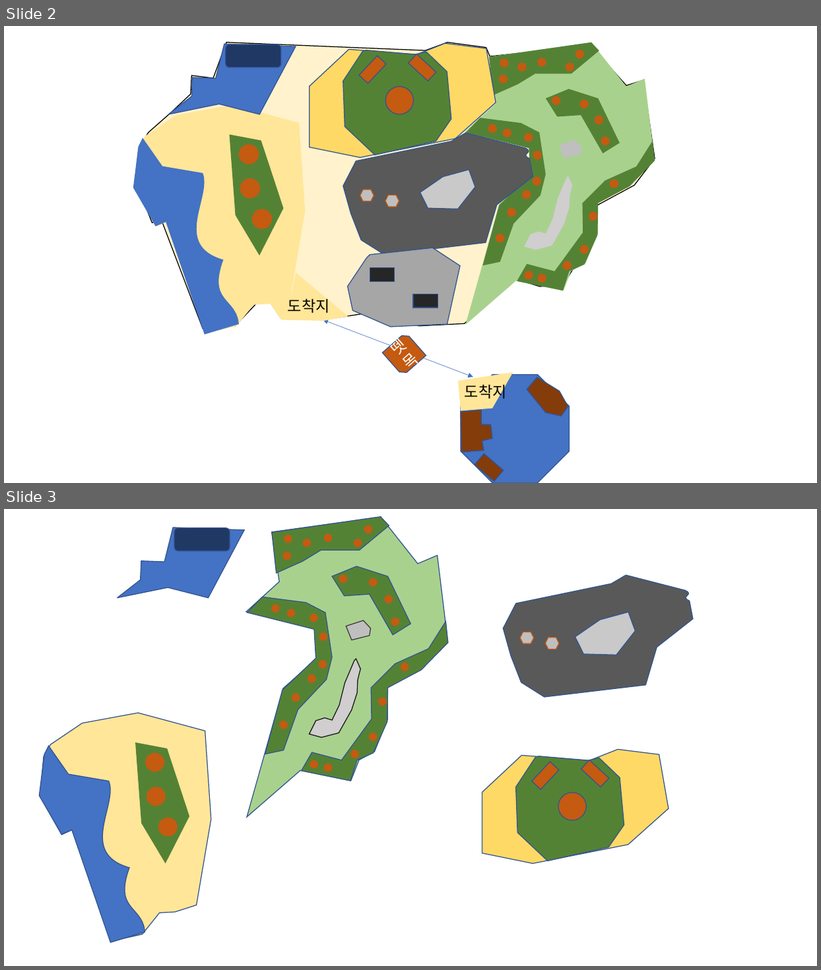
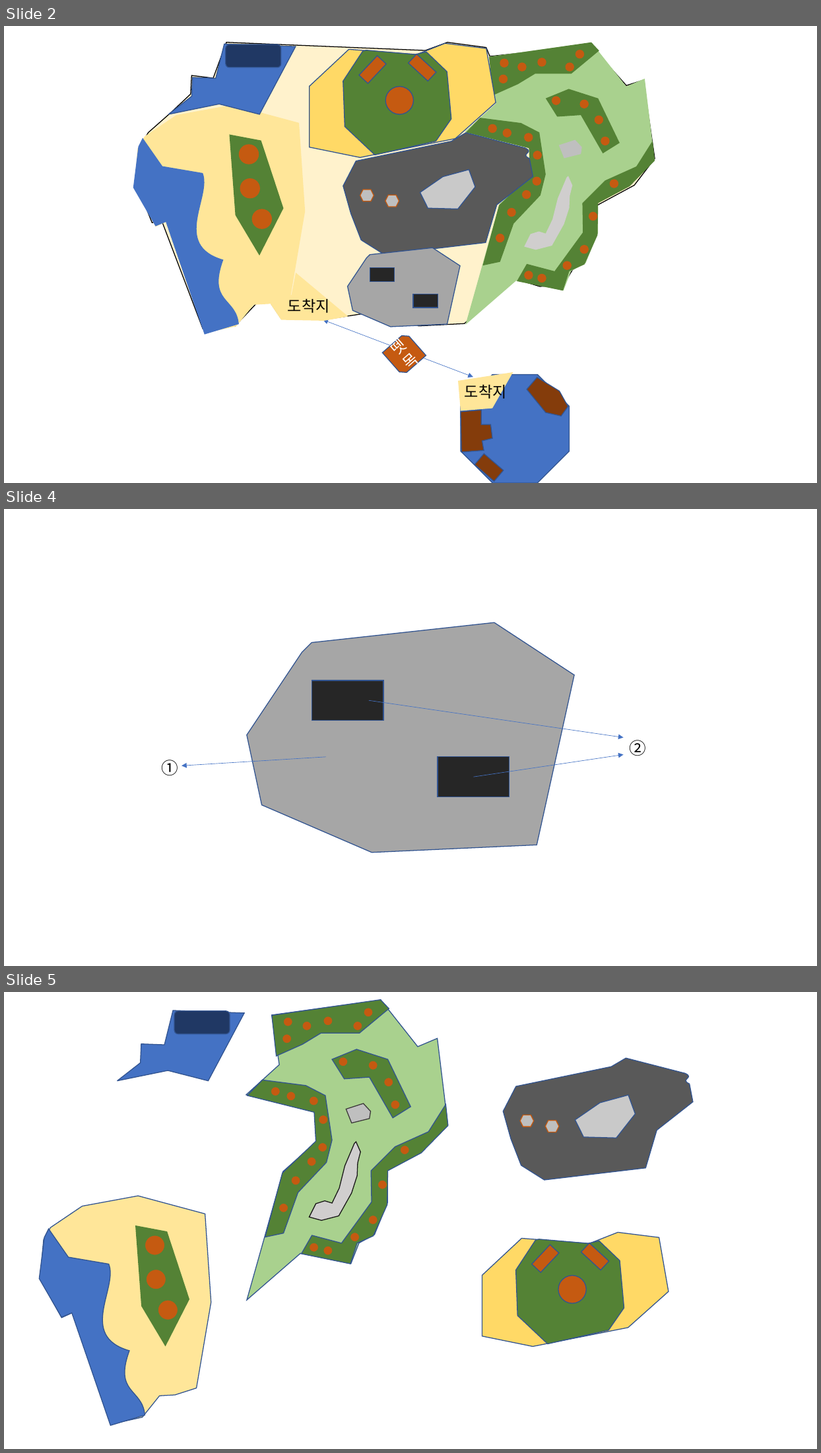
Before and after one commit to anglik0370/EscapeIsland, a slide deck: Document/맵/맵2.pptx. Shown one above the other, each under a label of ours: slides 2 and 3 before the commit, slides 2, 4 and 5 after it; the slides between them are not shown. The pictures are 821x970 and 821x1453 pixels, drawn with LibreOffice and Linux fonts; fonts in the diff are those of the drawing. Boxes give left, top, right and bottom in pixels: in the first picture for what was removed or moved away, otherwise in the second. Text is boxed around its words. In the diff, an @@ line names an element or a change of style, - is before the commit and + after.

```diff
--- a/Document/맵/맵2.pptx
+++ b/Document/맵/맵2.pptx
@@ slide 4 added at (4,509,817,966), background #FFFFFF @@
@@ freeform shape added at (247,623,574,852), fill #A6A6A6, outline #325491 1 pt @@
@@ rectangle added at (312,681,384,721), fill #262626, outline #325491 1 pt @@
@@ arrow added from (369, 700) to (624, 738), #4472C4 0.5 pt @@
@@ text added at (630,740,647,757), 20 pt, text #000000 @@
+②
@@ text added at (161,760,178,776), 20 pt, text #000000 @@
+①
@@ arrow added from (326, 757) to (182, 766), #4472C4 0.5 pt @@
@@ rectangle added at (438,757,510,797), fill #262626, outline #325491 1 pt @@
@@ arrow added from (474, 778) to (624, 755), #4472C4 0.5 pt @@
@@ what was slide 3 is now slide 5 @@
```
Also in this commit, not shown: 7 other slides added, 4 other files.
